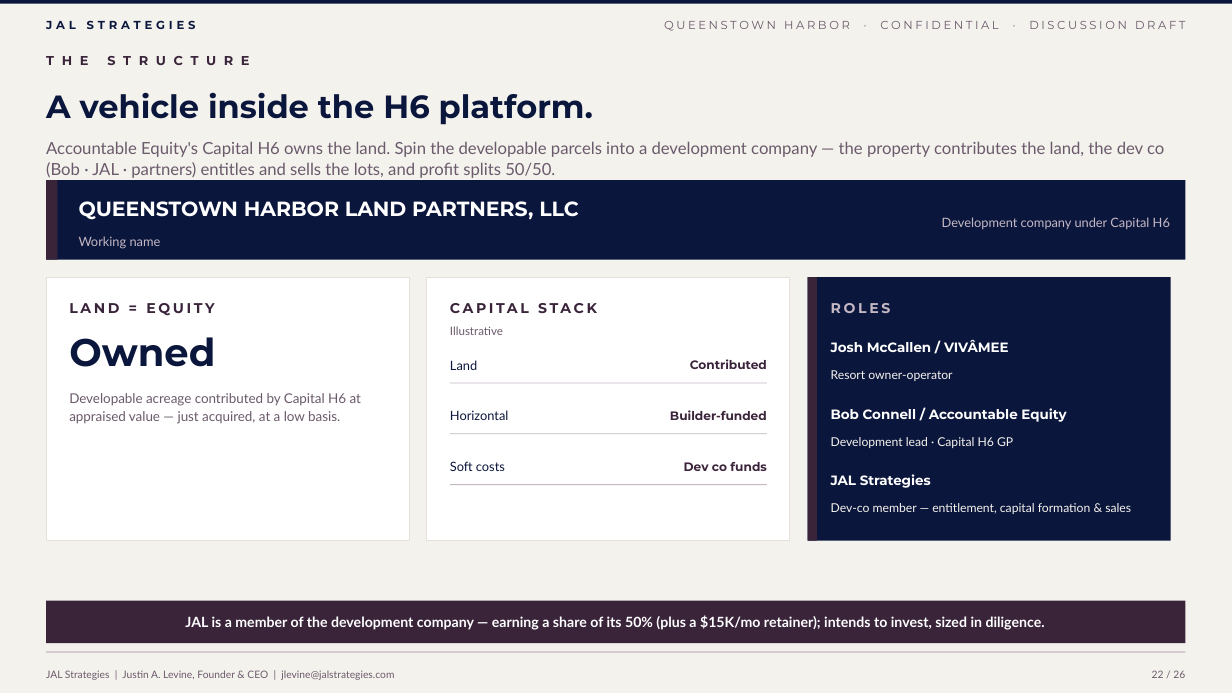
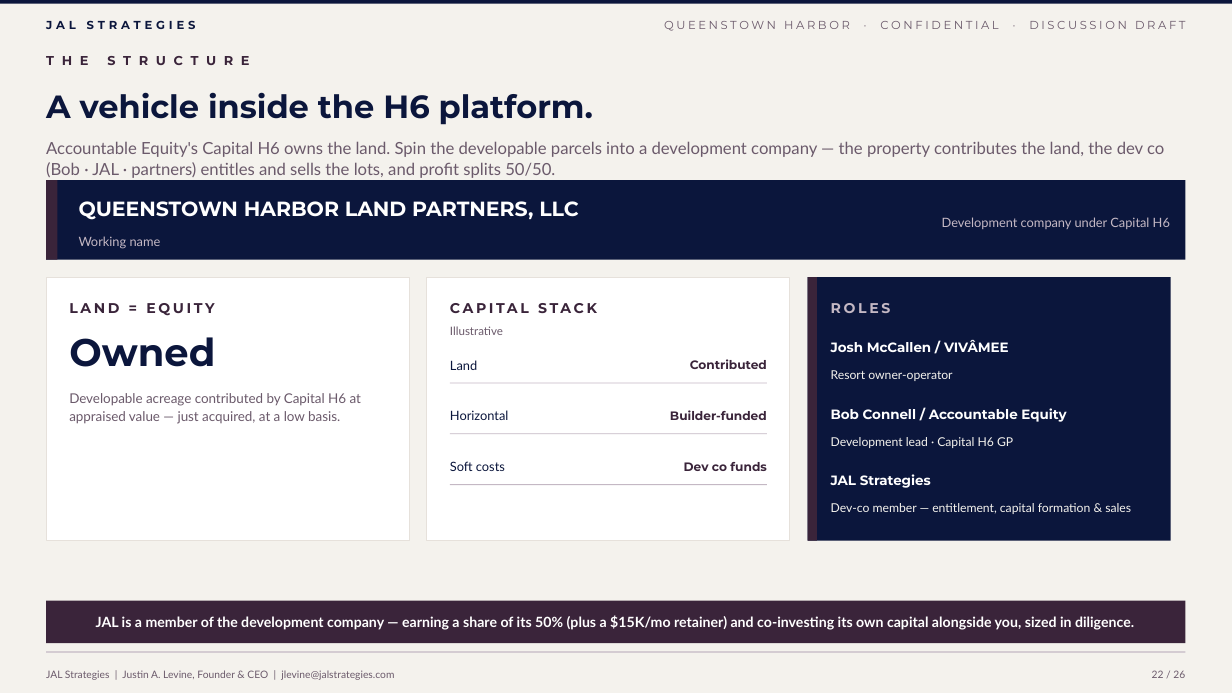
Before and after one commit to jlevine711/Apex, a slide deck: slide 22 of JAL_Queenstown_Harbor_Proposal.pptx. Drawn at 1232x693 pixels with LibreOffice and Linux fonts; fonts in the diff are those of the drawing. Boxes give left, top, right and bottom in pixels: in the first picture for what was removed or moved away, otherwise in the second. Text is boxed around its words. In the diff, an @@ line names an element or a change of style, - is before the commit and + after.

```diff
--- a/JAL_Queenstown_Harbor_Proposal.pptx
+++ b/JAL_Queenstown_Harbor_Proposal.pptx
@@ text at [96, 615, 1134, 630]: text changed @@
-JAL is a member of the development company — earning a share of its 50% (plus a $15K/mo retainer); intends to invest, sized in diligence.
+JAL is a member of the development company — earning a share of its 50% (plus a $15K/mo retainer) and co-investing its own capital alongside you, sized in diligence.
```
Also in this commit, not shown: 2 other slides changed, 2 other files.
